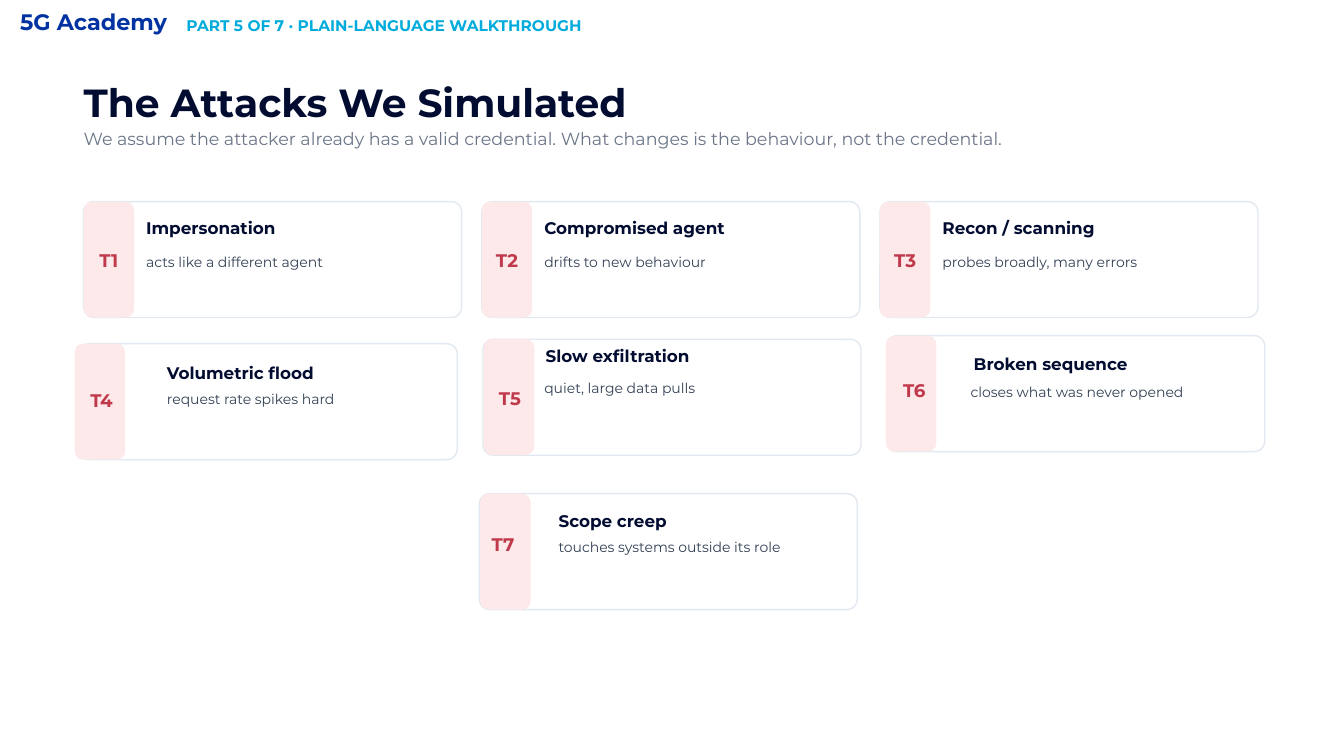
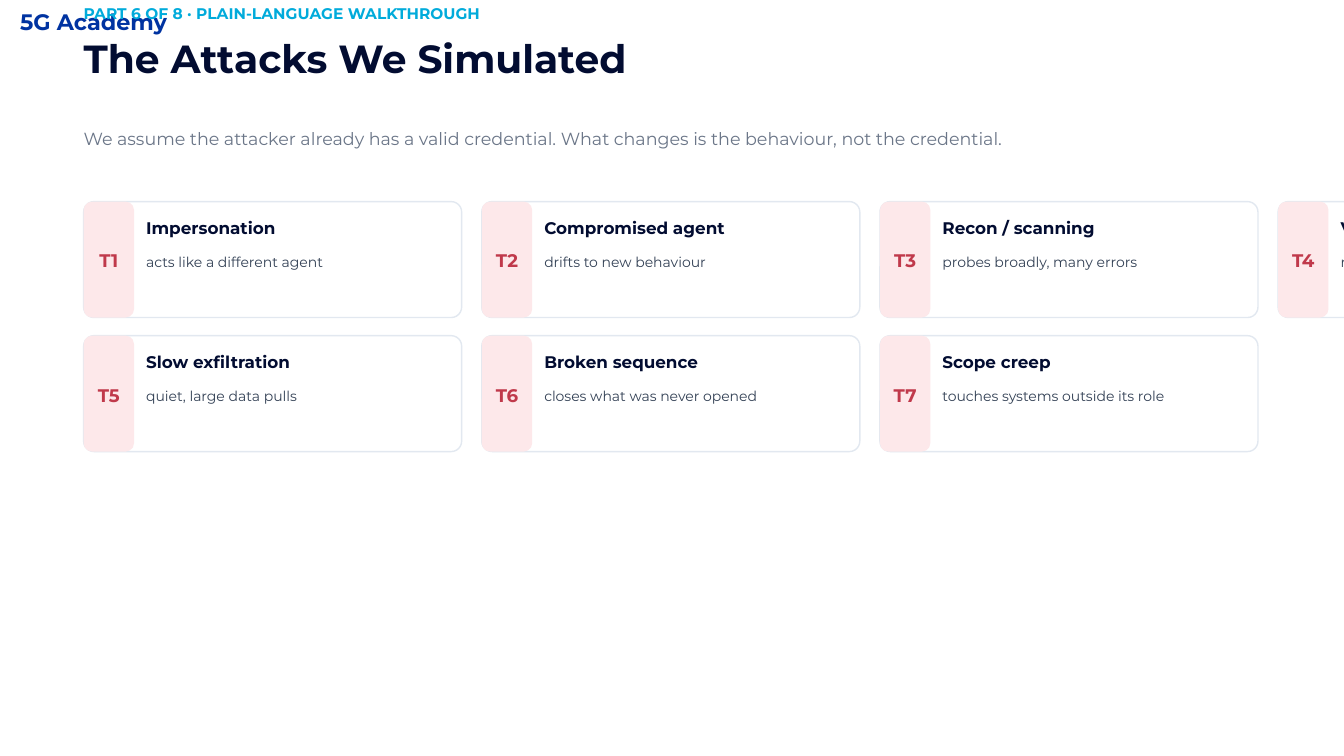
Before and after one commit to fauzan111/AEGIS, a slide deck: slide 8 of slides/AEGIS_Gate1_Official.pptx (slide 7 before the commit). Drawn at 1344x756 pixels with LibreOffice and Linux fonts; fonts in the diff are those of the drawing; background and template pictures are left out. Boxes give left, top, right and bottom in pixels: in the first picture for what was removed or moved away, otherwise in the second. Text is boxed around its words. In the diff, an @@ line names an element or a change of style, - is before the commit and + after.

```diff
--- a/slides/AEGIS_Gate1_Official.pptx
+++ b/slides/AEGIS_Gate1_Official.pptx
@@ text "The Attacks We Simulated": place and size @@
-text "The Attacks We Simulated" at <box>84,86,627,118</box>
+text "The Attacks We Simulated" at <box>84,42,627,74</box>
@@ text at <box>84,4,480,23</box>: text changed @@
-PART 5 OF 7 · PLAIN-LANGUAGE WALKTHROUGH
+PART 6 OF 8 · PLAIN-LANGUAGE WALKTHROUGH
@@ text "T4": place and size @@
-text "T4" at <box>90,394,112,407</box>
+text "T4" at <box>1292,254,1314,267</box>
@@ rounded rectangle: place and size @@
-rounded rectangle at <box>80,344,458,460</box>
+rounded rectangle at <box>1278,202,1344,318</box>
@@ rounded rectangle: place and size @@
-rounded rectangle at <box>75,344,125,460</box>
+rounded rectangle at <box>1278,202,1329,318</box>
@@ text "Volumetric flood" rewrapped from <box>167,366,313,379</box> to <box>1341,216,1344,246</box> @@
@@ text "request rate spikes hard" rewrapped from <box>167,393,335,407</box> to <box>1341,252,1344,308</box> @@
@@ 2 rounded rectangles, 1 text: place and size @@
-2 rounded rectangles, 1 text at <box>483,339,861,456</box>
+2 rounded rectangles, 1 text at <box>84,336,462,452</box>
@@ text "Slow exfiltration": place and size @@
-text "Slow exfiltration" at <box>546,349,690,363</box>
+text "Slow exfiltration" at <box>146,354,290,369</box>
@@ text "T6": place and size @@
-text "T6" at <box>903,384,925,397</box>
+text "T6" at <box>496,389,518,402</box>
@@ rounded rectangle: place and size @@
-rounded rectangle at <box>887,336,1265,452</box>
+rounded rectangle at <box>482,336,860,452</box>
@@ rounded rectangle: place and size @@
-rounded rectangle at <box>886,336,937,452</box>
+rounded rectangle at <box>482,336,532,452</box>
@@ text "Broken sequence": place and size @@
-text "Broken sequence" at <box>974,357,1127,374</box>
+text "Broken sequence" at <box>544,355,698,372</box>
@@ text "T7": place and size @@
-text "T7" at <box>492,538,515,551</box>
+text "T7" at <box>894,389,917,402</box>
@@ rounded rectangle: place and size @@
-rounded rectangle at <box>479,494,857,610</box>
+rounded rectangle at <box>880,336,1258,452</box>
@@ rounded rectangle: place and size @@
-rounded rectangle at <box>480,494,530,610</box>
+rounded rectangle at <box>880,336,931,452</box>
@@ text "Scope creep": place and size @@
-text "Scope creep" at <box>559,515,667,531</box>
+text "Scope creep" at <box>942,356,1051,372</box>
@@ text "quiet, large data pulls": place and size @@
-text "quiet, large data pulls" at <box>544,382,695,396</box>
+text "quiet, large data pulls" at <box>146,390,297,404</box>
@@ text "closes what was never opened": place and size @@
-text "closes what was never opened" at <box>971,386,1183,400</box>
+text "closes what was never opened" at <box>544,390,757,404</box>
@@ text "touches systems outside its role": place and size @@
-text "touches systems outside its role" at <box>559,541,780,555</box>
+text "touches systems outside its role" at <box>942,390,1164,404</box>
```
Also in this commit, not shown: 13 other slides changed, 1 slide added, 3 other files.
